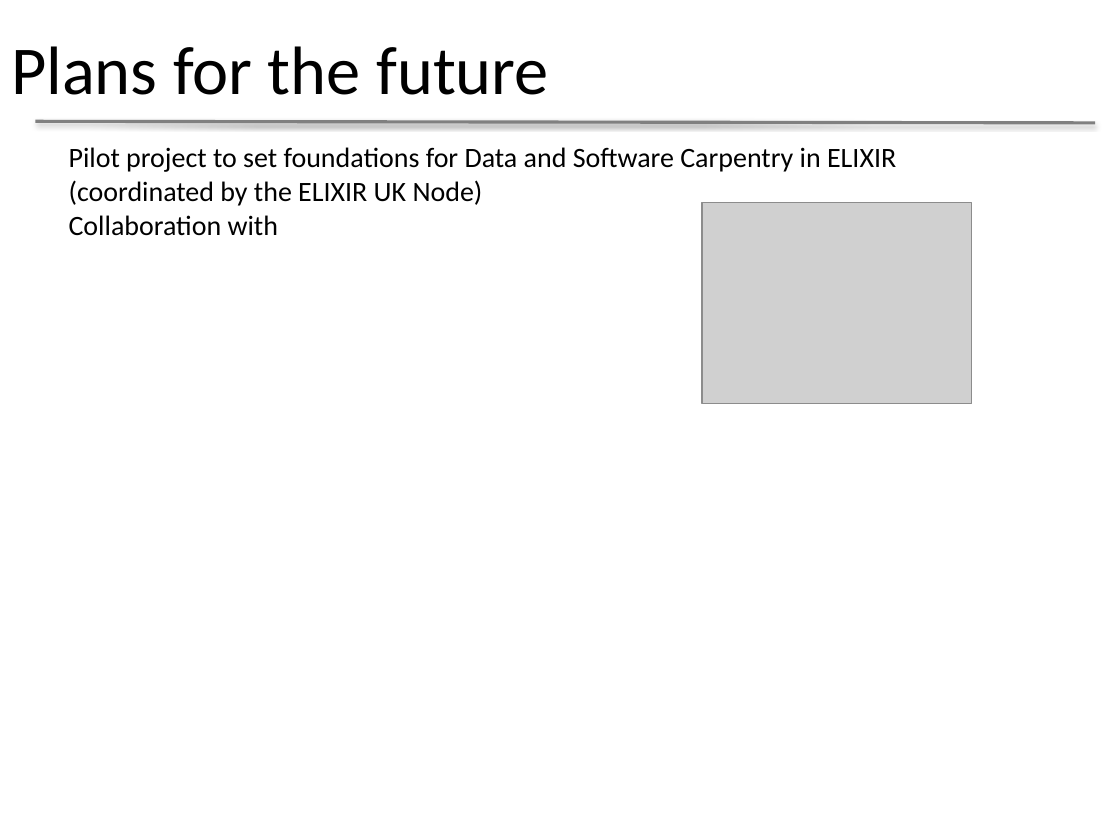
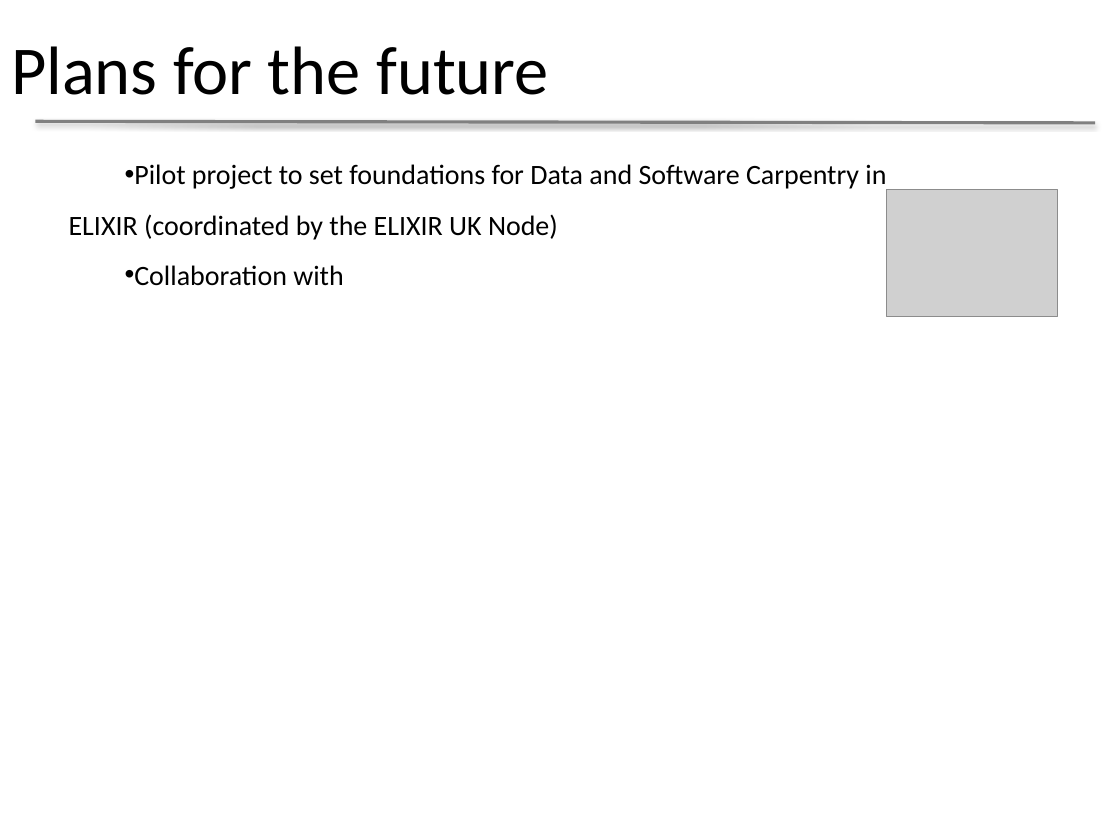
Before and after one commit to datacarpentry/presentations, a slide deck: slide 8 of IDCC2015_Data_Carpentry.pptx. Drawn at 1120x840 pixels with LibreOffice and Linux fonts; fonts in the diff are those of the drawing; grey boxes stand for pictures; background and template pictures are left out. Boxes give left, top, right and bottom in pixels: in the first picture for what was removed or moved away, otherwise in the second. Text is boxed around its words. In the diff, an @@ line names an element or a change of style, - is before the commit and + after.

```diff
--- a/IDCC2015_Data_Carpentry.pptx
+++ b/IDCC2015_Data_Carpentry.pptx
@@ text "Pilot project to set foundations ..." at (69, 164, 886, 286): bullet none to •; line spacing 1 to 1.5 @@
@@ picture: place and size @@
-picture at (702, 203, 972, 404)
+picture at (886, 189, 1056, 317)
```
Also in this commit, not shown: 1 other slide changed.
